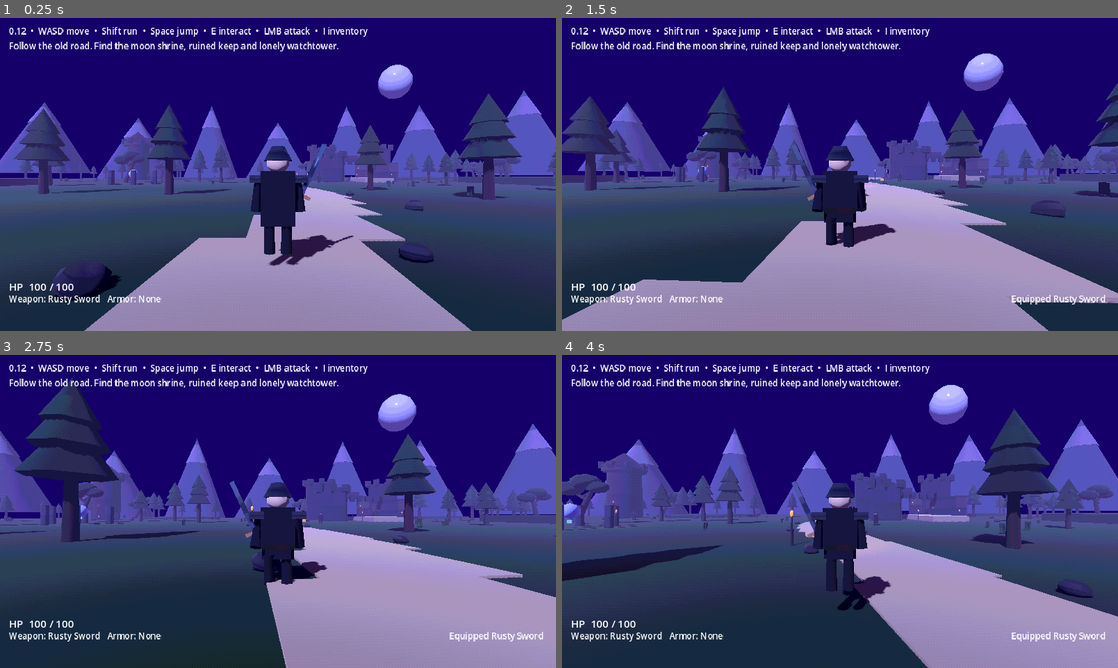
Above: before the commit, frames 1-4 (two rows, left to right).
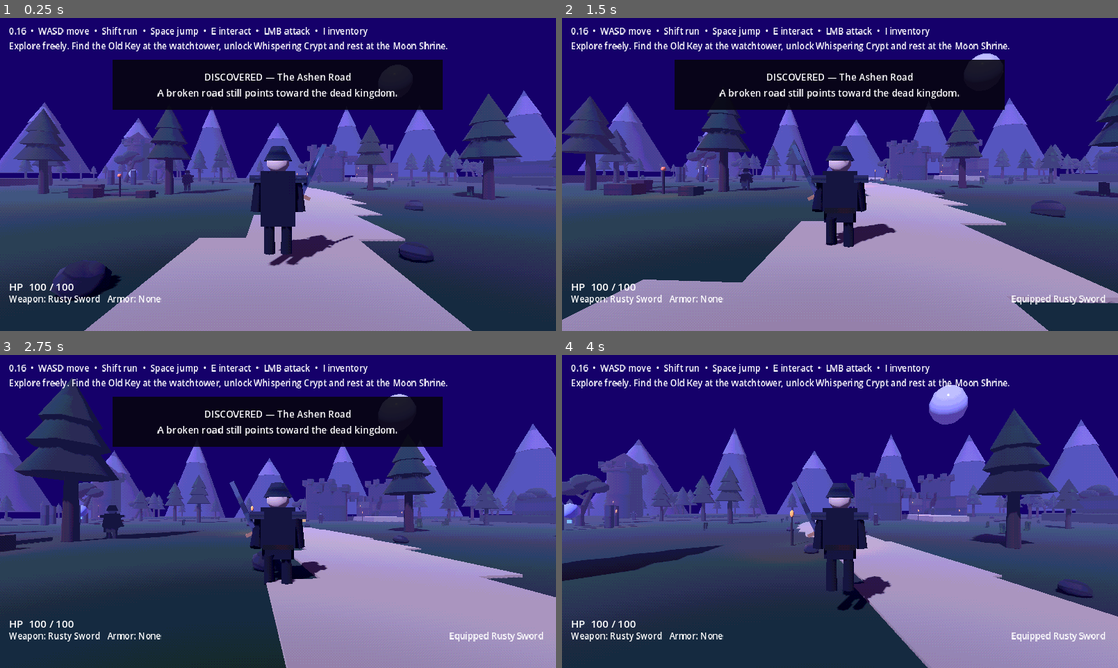
Above: after the commit, the same moments.

Repository: jasonjllind-cpu/aispel
Game: Godot game, scene res://main.tscn
The game is run twice, just before and just after one commit, with the same random seed, the same clock (stepped at 60 frames per second) and the same inputs.
Inputs (mouse positions are in pixels of both pictures, inside the frame that each line leads up to):
- Up to frame 1 (0.25 s): no input
- Up to frame 2 (1.5 s): move the mouse to (867, 174) at 0.52 s; press the mouse at (867, 174) at 0.53 s; hold W (move_forward) from 0.53 s (still down); tap Space (jump) at 0.77 s; move the mouse to (812, 174) at 1.27 s; release the mouse at (812, 174) at 1.28 s; tap R (equip_next) at 1.35 s
- Up to frame 3 (2.75 s): keep holding W (move_forward); tap Space (jump) at 1.52 s; move the mouse to (289, 505) at 2.02 s; hold E (interact) from 2.03 s (still down)
- Up to frame 4 (4 s): keep holding W (move_forward); move the mouse to (834, 517) at 2.77 s; release E (interact) at 2.78 s; tap Shift (sprint) at 2.85 s; tap Space (jump) at 3.02, 3.77 s; move the mouse to (878, 514) at 3.52 s; press the mouse at (878, 514) at 3.53 s

The runs differ from the first frame. In frame 1, 11% of the frame differs, in the area x 1-100%, y 3-58%; in frame 2, 11%; in frame 3, 11%; in frame 4, 1.4%.

Commit message:
Enable exploration systems in main scene

Diff:
--- a/main.tscn
+++ b/main.tscn
@@ -1,6 +1,10 @@
-[gd_scene load_steps=2 format=3]
+[gd_scene load_steps=3 format=3]
 
 [ext_resource type="Script" path="res://scripts/world.gd" id="1_world"]
+[ext_resource type="Script" path="res://scripts/exploration_system.gd" id="2_exploration"]
 
 [node name="Main" type="Node3D"]
 script = ExtResource("1_world")
+
+[node name="ExplorationSystem" type="Node" parent="."]
+script = ExtResource("2_exploration")
